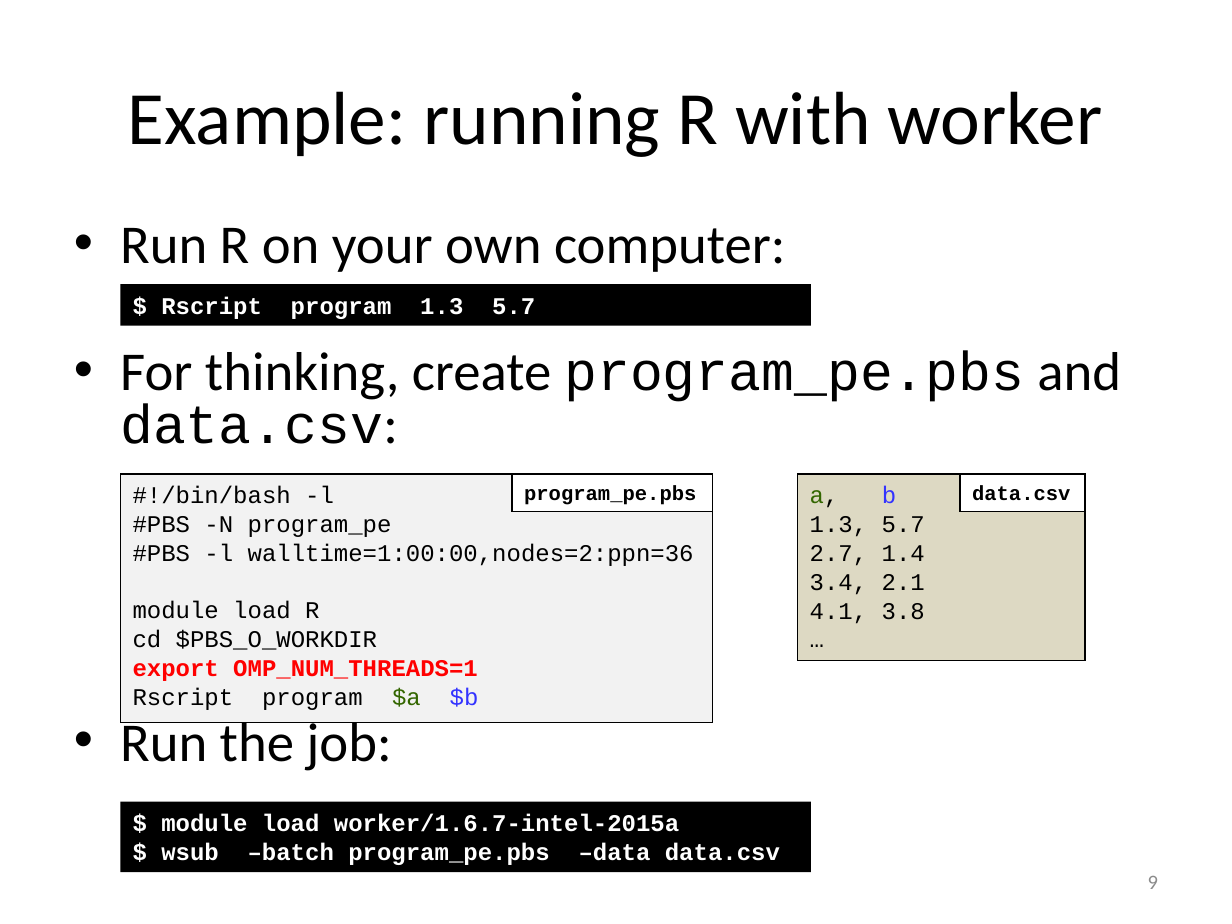
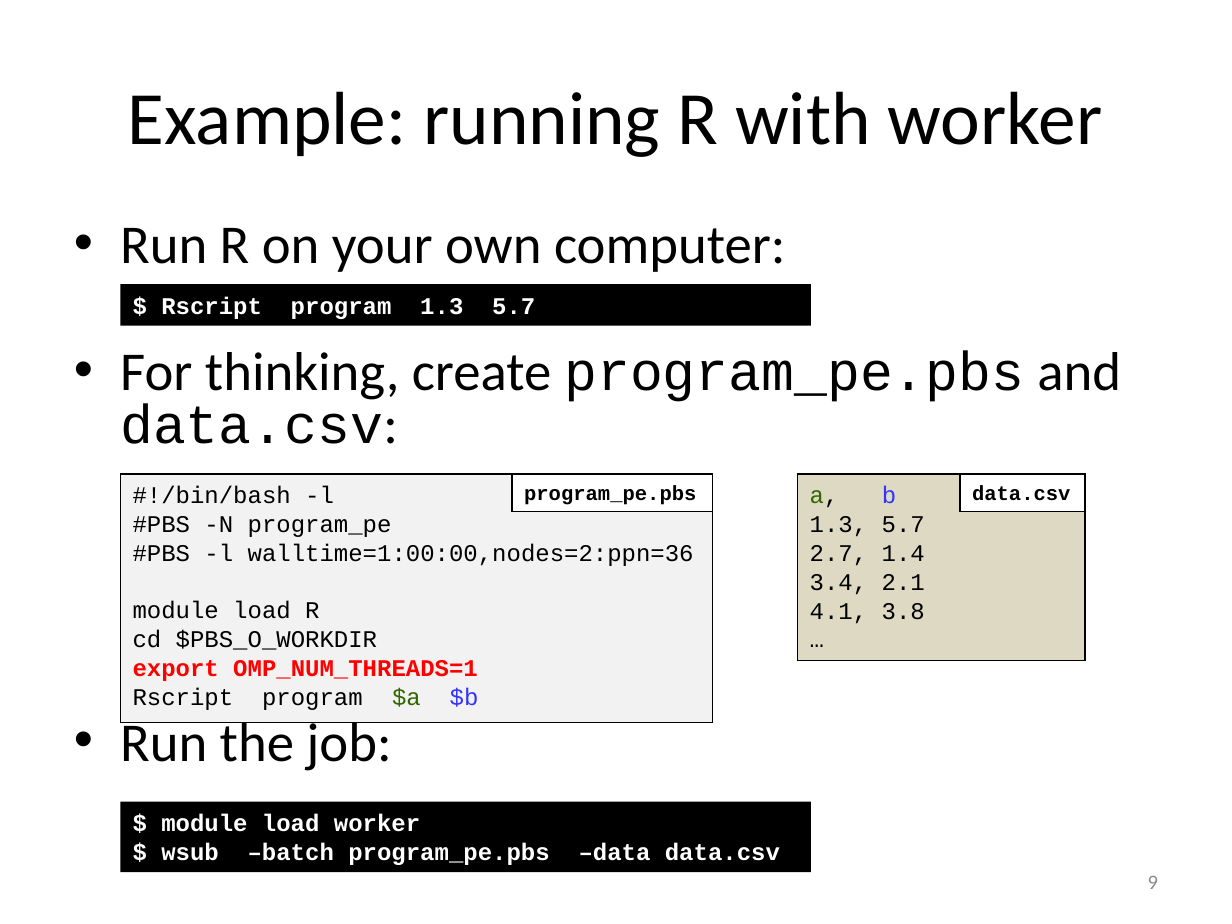
Before and after one commit to gjbex/worker-and-atools, a slide deck: slide 9 of worker_atools.pptx. Drawn at 1232x924 pixels with LibreOffice and Linux fonts; fonts in the diff are those of the drawing. Boxes give left, top, right and bottom in pixels: in the first picture for what was removed or moved away, otherwise in the second. Text is boxed around its words. In the diff, an @@ line names an element or a change of style, - is before the commit and + after.

Commit message:
Fix old module name

```diff
--- a/worker_atools.pptx
+++ b/worker_atools.pptx
@@ text in rectangle at box(161, 814, 420, 832): text changed @@
-$ module load worker/1.6.7-intel-2015a
+$ module load worker
```
